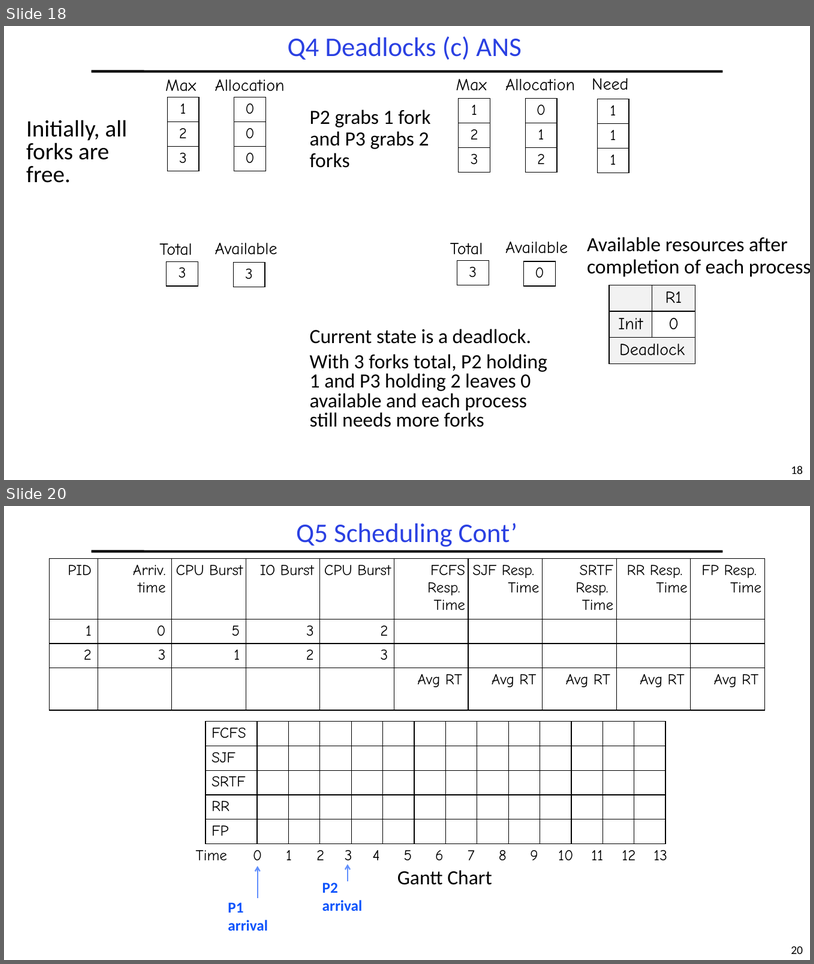
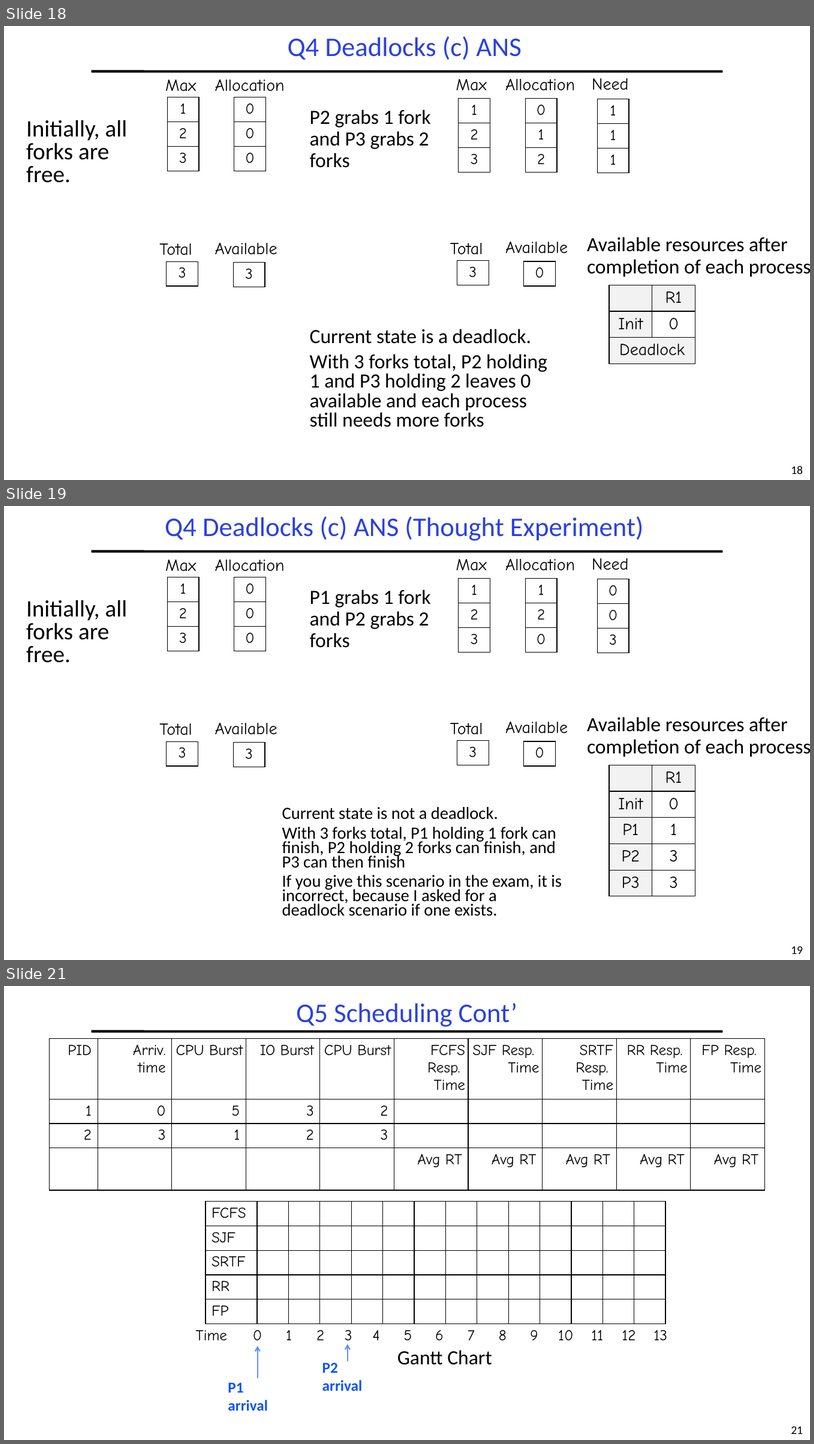
Before and after one commit to guhofstra/CSC256Fa25, a slide deck: PPTs/Exam/CSC256 Midterm Exam ANS Fa2025.pptx. Shown one above the other, each under a label of ours: slides 18 and 20 before the commit, slides 18, 19 and 21 after it; the slides between them are not shown. The pictures are 814x964 and 814x1444 pixels, drawn with LibreOffice and Linux fonts; fonts in the diff are those of the drawing. Boxes give left, top, right and bottom in pixels: in the first picture for what was removed or moved away, otherwise in the second. Text is boxed around its words. In the diff, an @@ line names an element or a change of style, - is before the commit and + after.

Commit message:
midterm exam

```diff
--- a/PPTs/Exam/CSC256 Midterm Exam ANS Fa2025.pptx
+++ b/PPTs/Exam/CSC256 Midterm Exam ANS Fa2025.pptx
@@ slide 19 added at [4,506,810,960], background #FFFFFF; not listed: 2 template elements that a slide beside it also shows @@
@@ title added at [165,516,644,541], 32 pt, text #2A40E2 @@
+Q4 Deadlocks (c) ANS (Thought Experiment)
@@ text added at [165,559,196,571], 20 pt, text #000000 @@
+Max
@@ text added at [215,559,285,571], 20 pt, text #000000 @@
+Allocation
@@ text added at [456,559,487,571], 20 pt, text #000000 @@
+Max
@@ text added at [506,559,575,571], 20 pt, text #000000 @@
+Allocation
@@ text added at [592,558,629,570], 20 pt, text #000000 @@
+Need
@@ table added at [167,577,199,651], 3 rows, 1 columns @@
+1
+2
+3
@@ table added at [234,577,266,651], 3 rows, 1 columns @@
+0
+0
+0
@@ text added at [310,589,431,648], 24 pt, text #000000 @@
+P1 grabs 1 fork and P2 grabs 2 forks
@@ table added at [459,579,491,652], 3 rows, 1 columns @@
+1
+2
+3
@@ table added at [525,579,557,652], 3 rows, 1 columns @@
+1
+2
+0
@@ table added at [597,579,629,653], 3 rows, 1 columns @@
+0
+0
+3
@@ text added at [26,600,128,663], 28 pt, text #000000 @@
+Initially, all forks are free.
@@ text added at [506,721,568,733], 20 pt, text #000000 @@
+Available
@@ text added at [587,717,810,757], 24 pt, text #000000 @@
+Available resources after completion of each process
@@ text added at [159,723,192,735], 20 pt, text #000000 @@
+Total
@@ text added at [215,723,278,735], 20 pt, text #000000 @@
+Available
@@ text added at [450,723,483,735], 20 pt, text #000000 @@
+Total
@@ table added at [167,741,198,766], 1 rows, 1 columns @@
+3
@@ table added at [233,742,265,767], 1 rows, 1 columns @@
+3
@@ table added at [457,741,489,766], 1 rows, 1 columns @@
+3
@@ table added at [524,741,556,766], 1 rows, 1 columns @@
+0
@@ table added at [609,765,695,896], 5 rows, 2 columns @@
+ | R1
+Init | 0
+P1 | 1
+P2 | 3
+P3 | 3
@@ text added at [282,807,562,916], 20.4 pt, text #000000 @@
+Current state is not a deadlock.
+With 3 forks total, P1 holding 1 fork can finish, P2 holding 2 forks can finish, and P3 can then finish
+If you give this scenario in the exam, it is incorrect, because I asked for a deadlock scenario if one exists.
@@ what was slide 20 is now slide 21 @@
@@ page number at [791,1426,803,1434]: text changed @@
-20
+21
```
Also in this commit, not shown: 7 slides changed, 2 other files.
